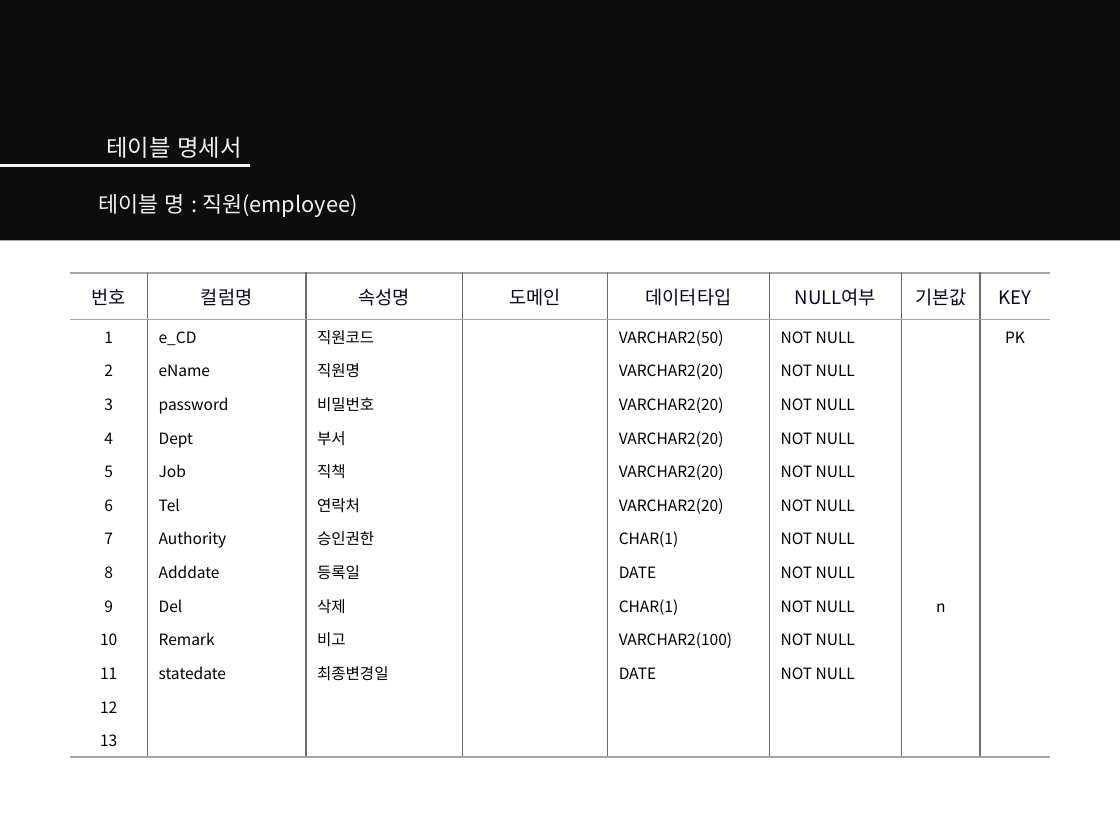
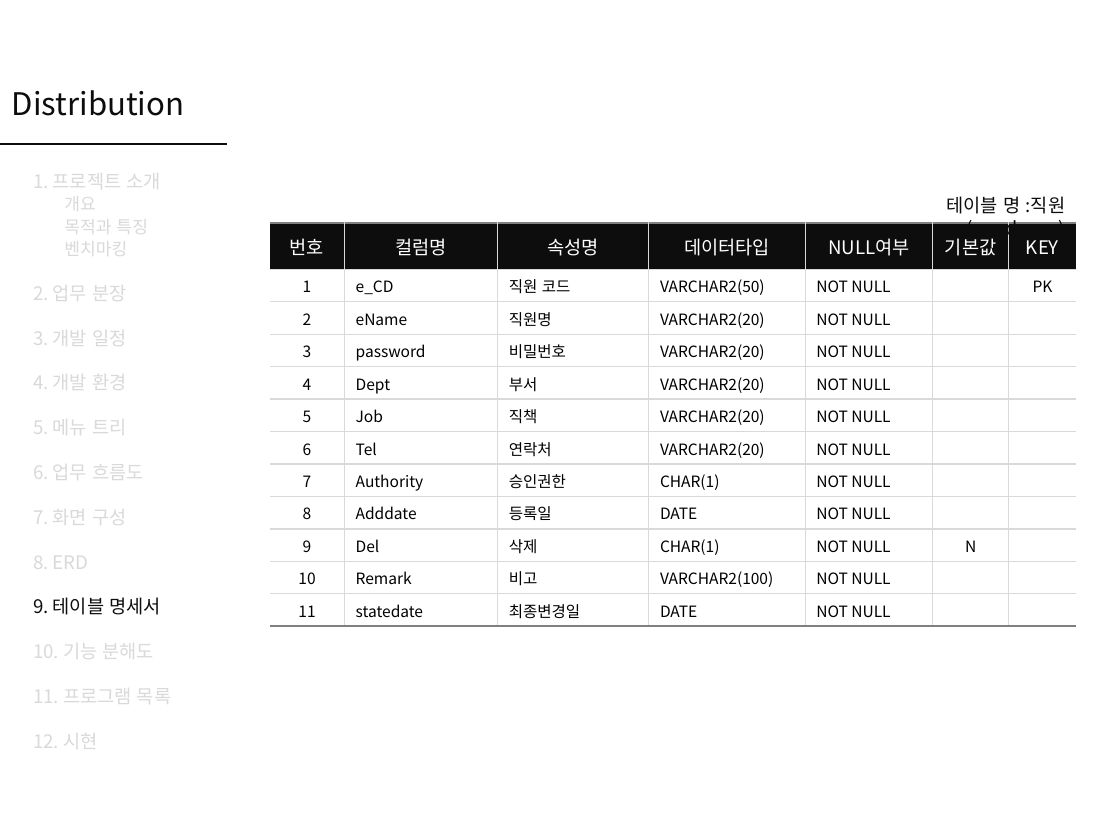
Before and after one commit to Peh9397/Distribution, a slide deck: slide 25 of Distribution.pptx (slide 28 before the commit). Drawn at 1120x840 pixels with LibreOffice and Linux fonts; fonts in the diff are those of the drawing. Boxes give left, top, right and bottom in pixels: in the first picture for what was removed or moved away, otherwise in the second. Text is boxed around its words. In the diff, an @@ line names an element or a change of style, - is before the commit and + after.

```diff
--- a/Distribution.pptx
+++ b/Distribution.pptx
@@ rectangle removed at box(0, 0, 1120, 241) @@
@@ text added at box(12, 90, 185, 116), 20 pt, text #0D0D0D @@
+Distribution
@@ line moved from (0, 166) - (250, 166) to (0, 143) - (227, 143) @@
@@ line (0, 143) - (227, 143): stroke #F2F2F2 1.5 pt to #0D0D0D 1.5 pt @@
@@ text removed at box(106, 136, 241, 158) @@
-테이블 명세서
@@ text added at box(33, 167, 171, 754), 12 pt, text #D9D9D9 @@
+1. 프로젝트 소개
+개요
+목적과 특징
+벤치마킹
+2. 업무 분장
+3. 개발 일정
+4. 개발 환경
+5. 메뉴 트리
+6. 업무 흐름도
+7. 화면 구성
+8. ERD
+9. 테이블 명세서
+10. 기능 분해도
+11. 프로그램 목록
+12. 시현
@@ text at box(947, 196, 1066, 241): text changed; size 14 to 12 pt; text colour #F2F2F2 to #0D0D0D @@
-테이블 명 : 직원(employee)
+테이블 명 :직원(employee)
@@ table at box(270, 223, 1077, 627) @@
-번호 | 컬럼명 | 속성명 | 도메인 | 데이터타입 | NULL여부 | 기본값 | KEY
-1 | e_CD | 직원코드 |  | VARCHAR2(50) | NOT NULL |  | PK
-2 | eName | 직원명 |  | VARCHAR2(20) | NOT NULL |  | 
-3 | password | 비밀번호 |  | VARCHAR2(20) | NOT NULL |  | 
-4 | Dept | 부서 |  | VARCHAR2(20) | NOT NULL |  | 
-5 | Job | 직책 |  | VARCHAR2(20) | NOT NULL |  | 
-6 | Tel | 연락처 |  | VARCHAR2(20) | NOT NULL |  | 
-7 | Authority | 승인권한 |  | CHAR(1) | NOT NULL |  | 
-8 | Adddate | 등록일 |  | DATE | NOT NULL |  | 
-9 | Del | 삭제 |  | CHAR(1) | NOT NULL | n | 
-10 | Remark | 비고 |  | VARCHAR2(100) | NOT NULL |  | 
-11 | statedate | 최종변경일 |  | DATE | NOT NULL |  | 
-12 |  |  |  |  |  |  | 
-13 |  |  |  |  |  |  | 
+번호 | 컬럼명 | 속성명 | 데이터타입 | NULL여부 | 기본값 | KEY
+1 | e_CD | 직원 코드 | VARCHAR2(50) | NOT NULL |  | PK
+2 | eName | 직원명 | VARCHAR2(20) | NOT NULL |  | 
+3 | password | 비밀번호 | VARCHAR2(20) | NOT NULL |  | 
+4 | Dept | 부서 | VARCHAR2(20) | NOT NULL |  | 
+5 | Job | 직책 | VARCHAR2(20) | NOT NULL |  | 
+6 | Tel | 연락처 | VARCHAR2(20) | NOT NULL |  | 
+7 | Authority | 승인권한 | CHAR(1) | NOT NULL |  | 
+8 | Adddate | 등록일 | DATE | NOT NULL |  | 
+9 | Del | 삭제 | CHAR(1) | NOT NULL | N | 
+10 | Remark | 비고 | VARCHAR2(100) | NOT NULL |  | 
+11 | statedate | 최종변경일 | DATE | NOT NULL |  | 
@@ table: place and size @@
-table at box(69, 273, 1051, 750)
+table at box(270, 223, 1077, 627)
```
Also in this commit, not shown: 14 other slides changed, 2 slides removed.
